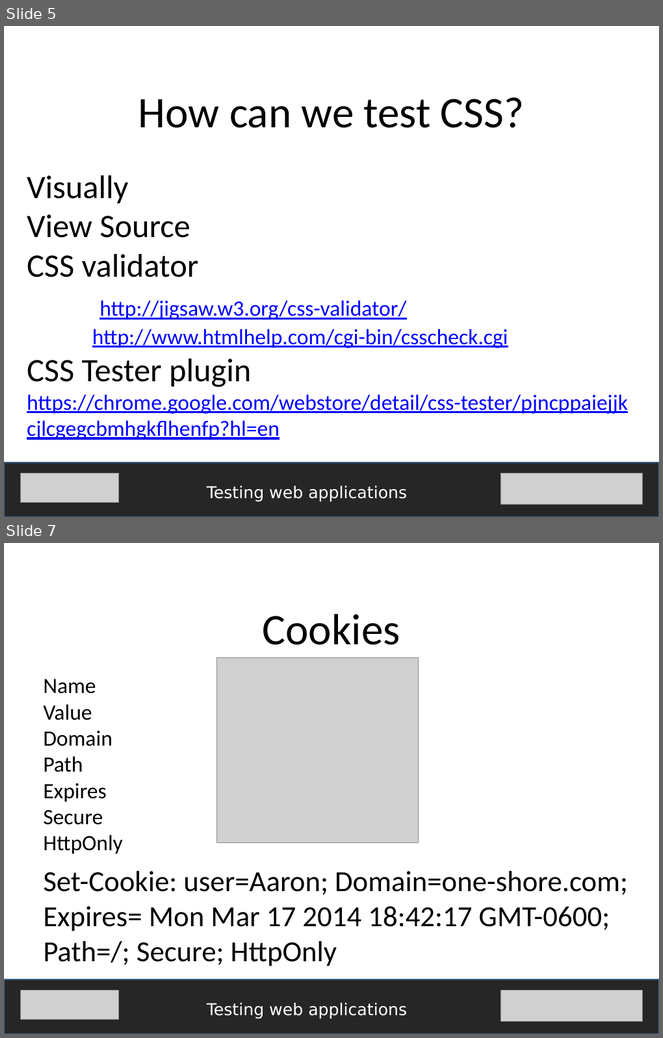
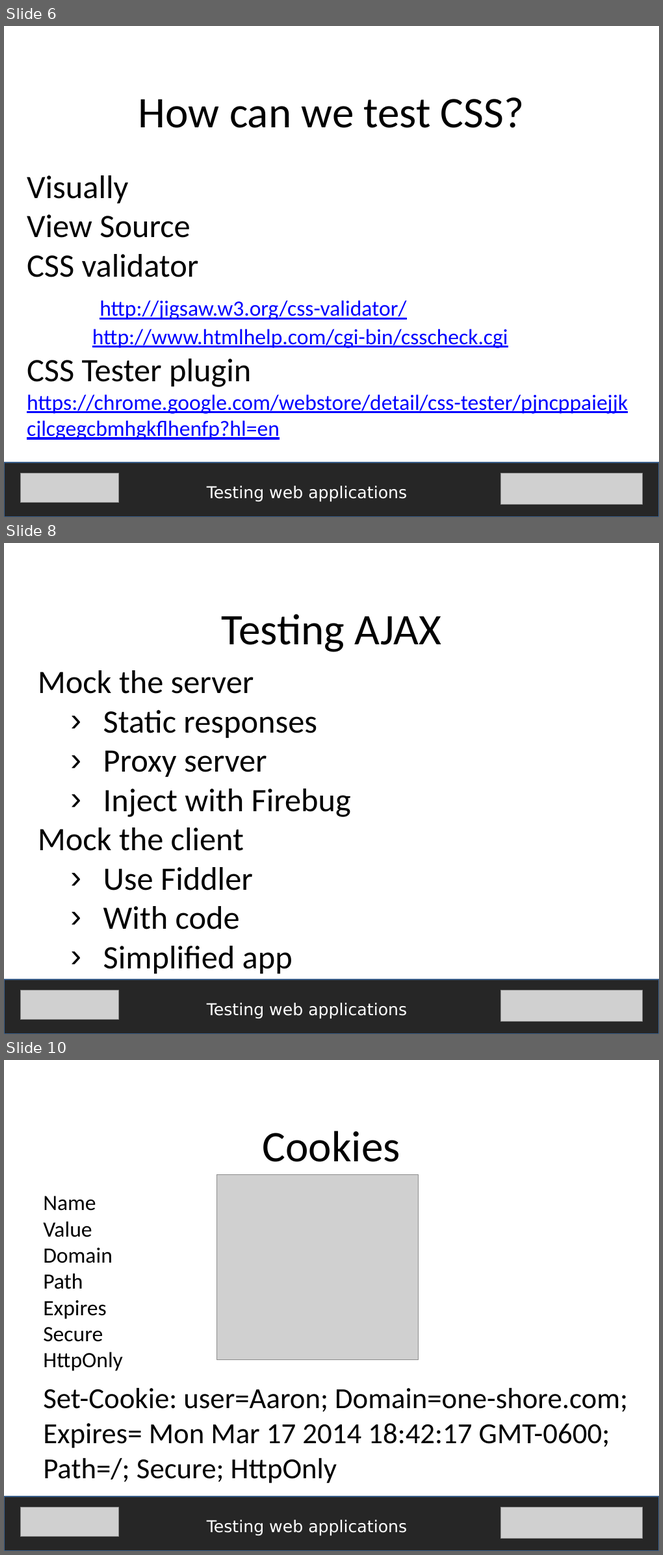
Before and after one commit to fijiaaron/testing-web-apps-and-services, a slide deck: presentations/Testing web apps.pptx. Shown one above the other, each under a label of ours: slides 5 and 7 before the commit, slides 6, 8 and 10 after it; the slides between them are not shown. The pictures are 663x1038 and 663x1555 pixels, drawn with LibreOffice and Linux fonts; fonts in the diff are those of the drawing; grey boxes stand for pictures. Boxes give left, top, right and bottom in pixels: in the first picture for what was removed or moved away, otherwise in the second. Text is boxed around its words. In the diff, an @@ line names an element or a change of style, - is before the commit and + after.

Commit message:
testing web apps done

```diff
--- a/presentations/Testing web apps.pptx
+++ b/presentations/Testing web apps.pptx
@@ slide 8 added at [4,543,659,1034], background #FFFFFF @@
@@ text added at [221,614,442,652], 48 pt, text #000000 @@
+Testing AJAX
@@ text added at [38,670,351,974], 36 pt, text #000000 @@
+Mock the server
+  › Static responses
+  › Proxy server
+  › Inject with Firebug
+Mock the client
+  › Use Fiddler
+  › With code
+  › Simplified app
@@ rectangle added at [4,980,659,1034], fill #262626, outline #3A5F8C 2 pt @@
@@ picture added at [20,990,118,1020] @@
@@ picture added at [501,990,643,1021] @@
@@ text added at [207,1003,407,1019], 18 pt, text #FFFFFF @@
+Testing web applications
@@ what was slide 5 is now slide 6 @@
@@ what was slide 7 is now slide 10 @@
```
Also in this commit, not shown: 3 slides changed, 15 other slides added, 1 other file.
